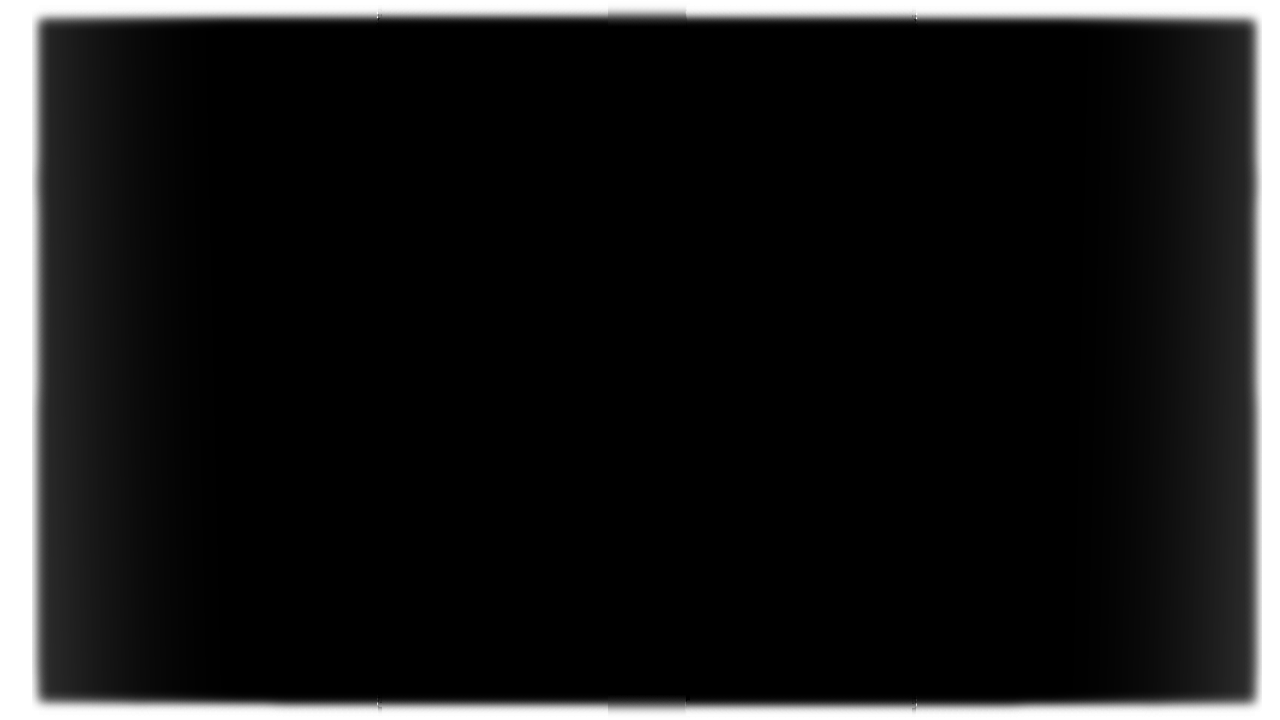
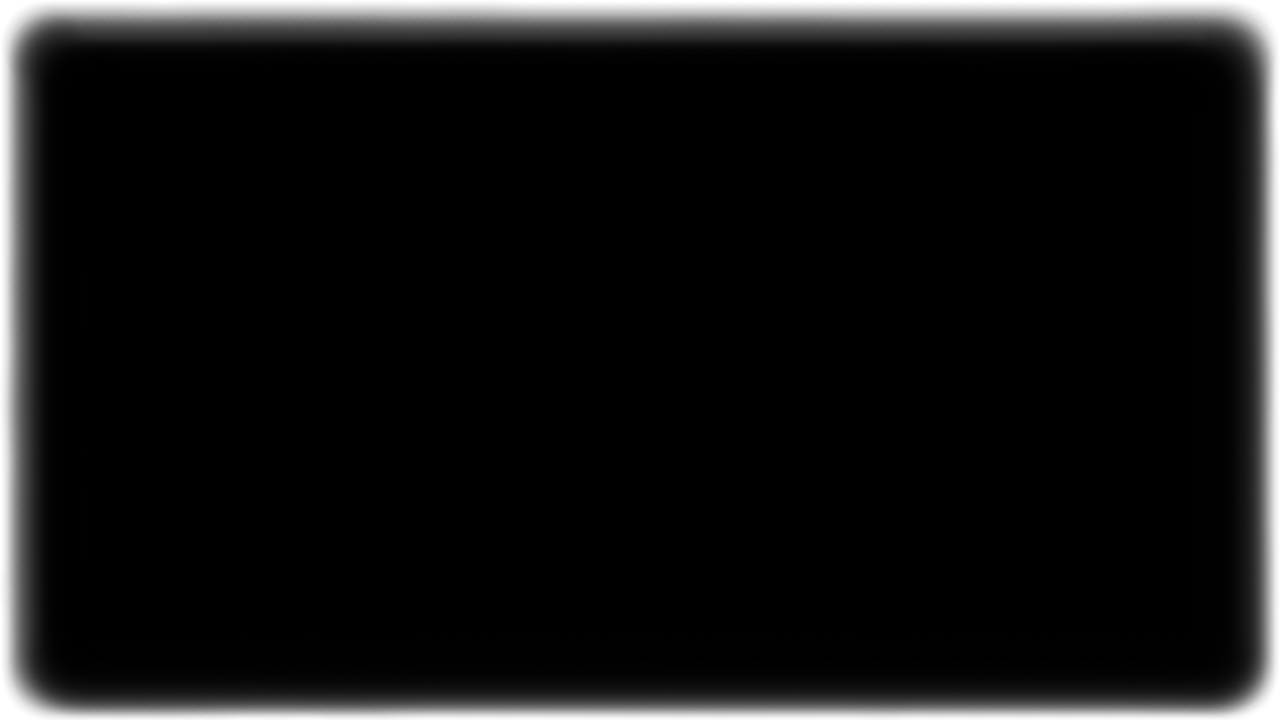
Layers edited between the first and the second 1280 × 720 image:
renamed "Background" to "Paint Layer 1", moved it above "Background", painted on it over [0, 1, 1279, 720]
removed layer "Background" (3rd of 3) over [0, 1, 1279, 720]
hid "Background", painted on it over [0, 1, 1279, 720]
